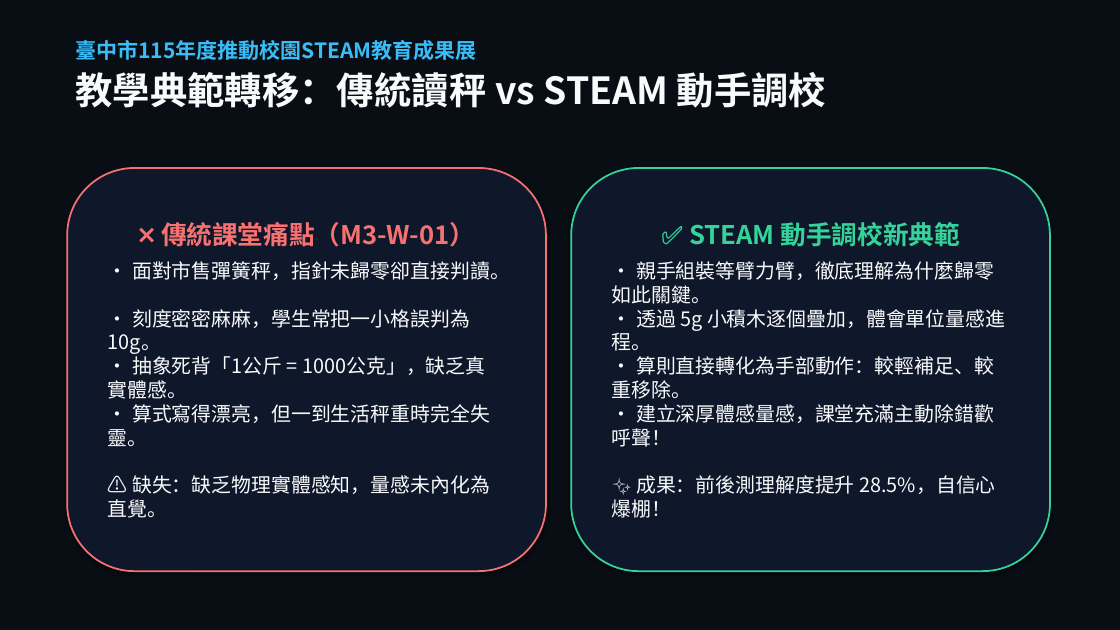
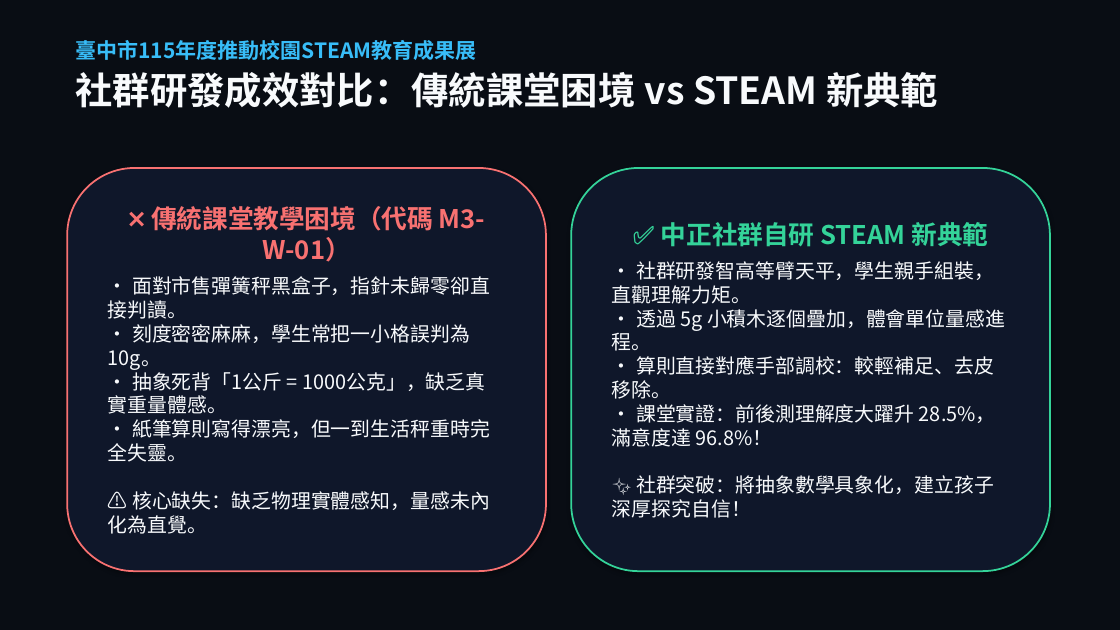
Before and after one commit to asc103138/steam-community-docs, a slide deck: slide 13 of 成果展繳交資料/臺中市梧棲區中正國小_STEAM成果展_5分鐘現場分享會簡報.pptx. Drawn at 1120x630 pixels with LibreOffice and Linux fonts; fonts in the diff are those of the drawing; background and template pictures are left out; a plain dark background stands for a picture behind light text. Boxes give left, top, right and bottom in pixels: in the first picture for what was removed or moved away, otherwise in the second. Text is boxed around its words. In the diff, an @@ line names an element or a change of style, - is before the commit and + after.

Commit message:
feat: 徹底修正拉桿方向邏輯，全面移除課堂迷思，100% 圍繞社群研發作為與具體成效

```diff
--- a/成果展繳交資料/臺中市梧棲區中正國小_STEAM成果展_5分鐘現場分享會簡報.pptx
+++ b/成果展繳交資料/臺中市梧棲區中正國小_STEAM成果展_5分鐘現場分享會簡報.pptx
@@ text at <box>75,72,938,108</box>: text changed @@
-教學典範轉移：傳統讀秤 vs STEAM 動手調校
+社群研發成效對比：傳統課堂困境 vs STEAM 新典範
@@ text in rounded rectangle at <box>108,206,490,534</box>: text changed @@
-❌ 傳統課堂痛點（M3-W-01）
-• 面對市售彈簧秤，指針未歸零卻直接判讀。
-• 刻度密密麻麻，學生常把一小格誤判為 10g。
-• 抽象死背「1公斤 = 1000公克」，缺乏真實體感。
-• 算式寫得漂亮，但一到生活秤重時完全失靈。
-⚠️ 缺失：缺乏物理實體感知，量感未內化為直覺。
+❌ 傳統課堂教學困境（代碼 M3-W-01）
+• 面對市售彈簧秤黑盒子，指針未歸零卻直接判讀。
+• 刻度密密麻麻，學生常把一小格誤判為 10g。
+• 抽象死背「1公斤 = 1000公克」，缺乏真實重量體感。
+• 紙筆算則寫得漂亮，但一到生活秤重時完全失靈。
+⚠️ 核心缺失：缺乏物理實體感知，量感未內化為直覺。
@@ text in rounded rectangle at <box>612,222,1005,518</box>: text changed @@
-✅ STEAM 動手調校新典範
-• 親手組裝等臂力臂，徹底理解為什麼歸零如此關鍵。
-• 透過 5g 小積木逐個疊加，體會單位量感進程。
-• 算則直接轉化為手部動作：較輕補足、較重移除。
-• 建立深厚體感量感，課堂充滿主動除錯歡呼聲！
-✨ 成果：前後測理解度提升 28.5%，自信心爆棚！
+✅ 中正社群自研 STEAM 新典範
+• 社群研發智高等臂天平，學生親手組裝，直觀理解力矩。
+• 透過 5g 小積木逐個疊加，體會單位量感進程。
+• 算則直接對應手部調校：較輕補足、去皮移除。
+• 課堂實證：前後測理解度大躍升 28.5%，滿意度達 96.8%！
+✨ 社群突破：將抽象數學具象化，建立孩子深厚探究自信！
```
Also in this commit, not shown: 9 other slides changed, 2 slides added, 2 slides removed, 12 other files.
